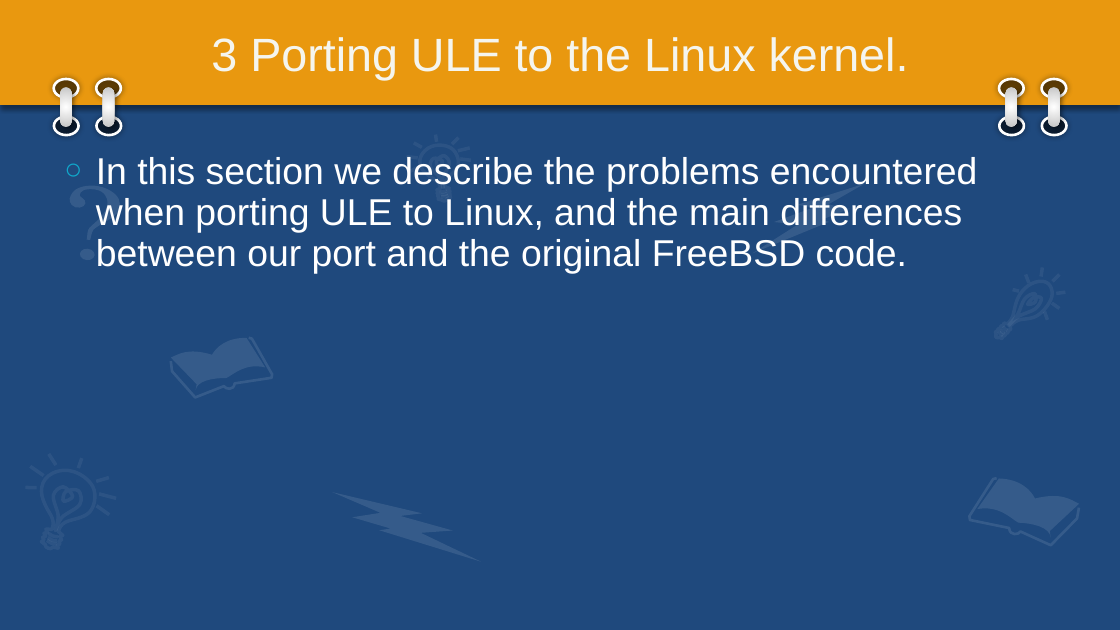
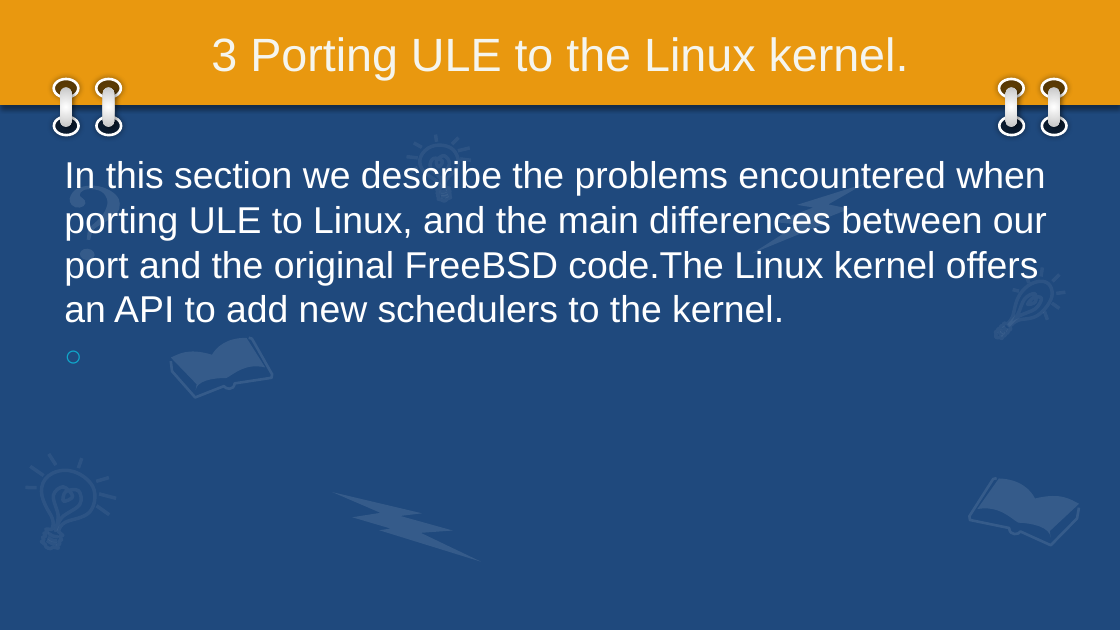
Before and after one commit to jongwonyang/paper-mate, a slide deck: slide 19 of The Battle of the Schedulers.pptx (slide 18 before the commit). Drawn at 1120x630 pixels with LibreOffice and Linux fonts; fonts in the diff are those of the drawing. Boxes give left, top, right and bottom in pixels: in the first picture for what was removed or moved away, otherwise in the second. Text is boxed around its words. In the diff, an @@ line names an element or a change of style, - is before the commit and + after.

```diff
--- a/The Battle of the Schedulers.pptx
+++ b/The Battle of the Schedulers.pptx
@@ text at box(64, 161, 1047, 323): text changed @@
-○ In this section we describe the problems encountered when porting ULE to Linux, and the main differences between our port and the original FreeBSD code.
+○ In this section we describe the problems encountered when porting ULE to Linux, and the main differences between our port and the original FreeBSD code.The Linux kernel offers an API to add new schedulers to the kernel.
```
Also in this commit, not shown: 19 other slides changed, 19 slides added, 9 slides removed, 5 other files.
